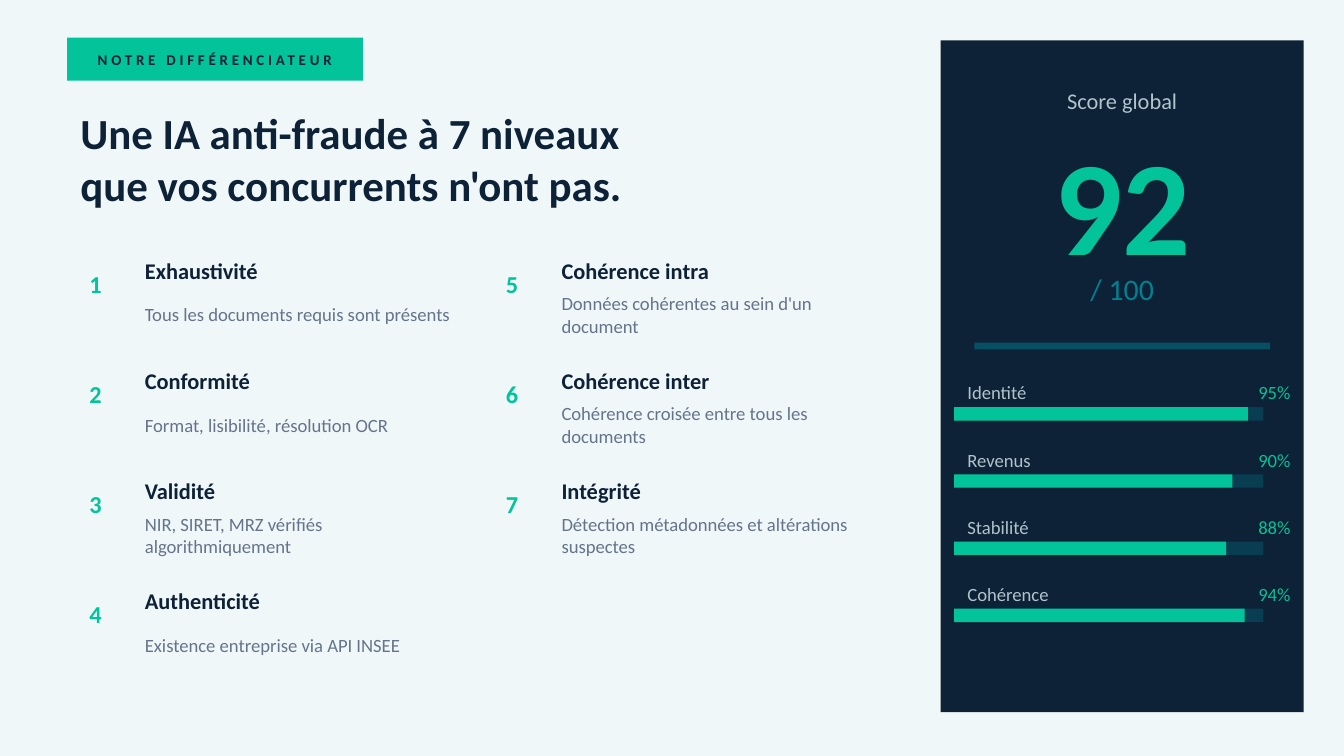
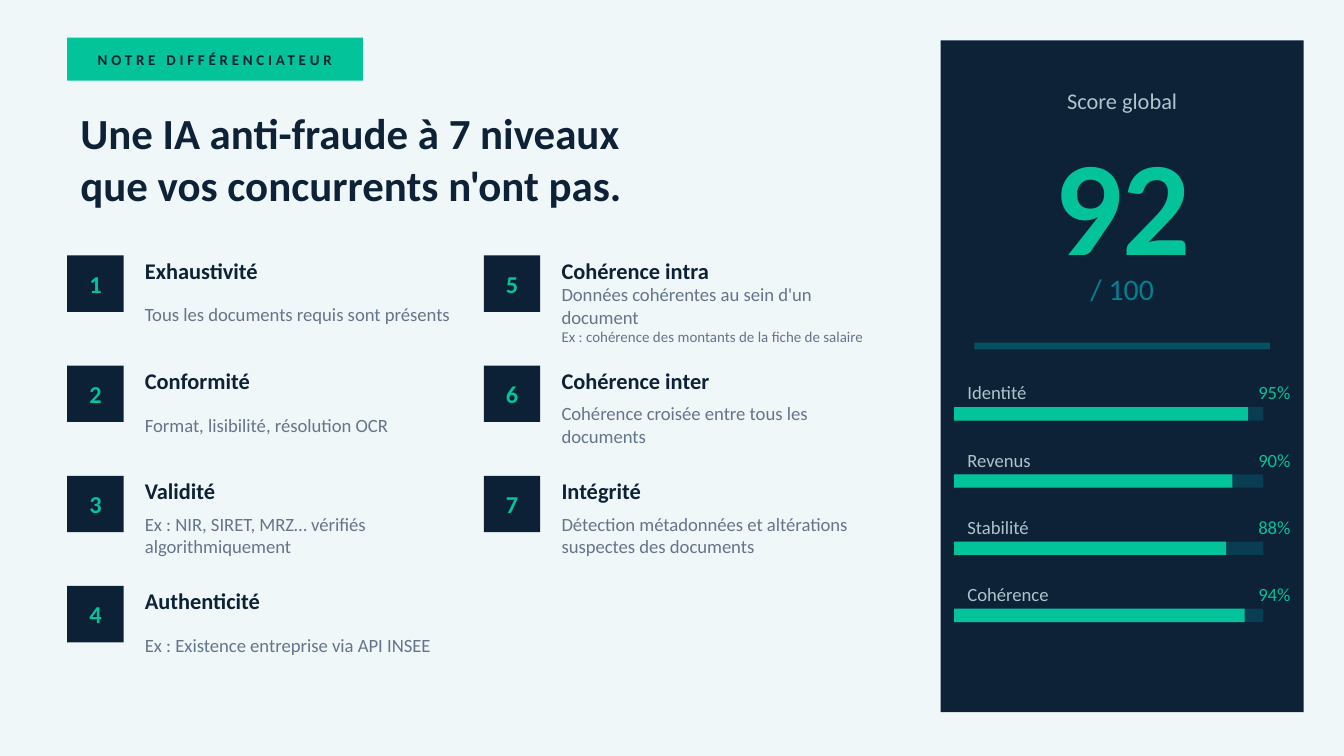
Before and after one commit to FredSBAF/renters, a slide deck: slide 6 of docs/PourAccord_PitchDeck_v2.pptx. Drawn at 1344x756 pixels with LibreOffice and Linux fonts; fonts in the diff are those of the drawing. Boxes give left, top, right and bottom in pixels: in the first picture for what was removed or moved away, otherwise in the second. Text is boxed around its words. In the diff, an @@ line names an element or a change of style, - is before the commit and + after.

Commit message:
classify document  and docs

```diff
--- a/docs/PourAccord_PitchDeck_v2.pptx
+++ b/docs/PourAccord_PitchDeck_v2.pptx
@@ text at (562, 331, 862, 342): paragraph added @@
+Ex : cohérence des montants de la fiche de salaire
@@ 7 rectangles: place and size @@
-7 rectangles at (89, 277, 518, 623)
+7 rectangles at (67, 255, 540, 642)
@@ fill none to #0C2136 in 7 elements at (67, 255, 124, 312), (67, 366, 124, 422), (67, 476, 124, 532), (67, 586, 124, 642), (484, 255, 540, 312), (484, 366, 540, 422), (484, 476, 540, 532) @@
@@ text at (145, 518, 366, 556): text changed @@
-NIR, SIRET, MRZ vérifiés algorithmiquement
+Ex : NIR, SIRET, MRZ… vérifiés algorithmiquement
@@ text at (562, 518, 848, 556): text changed @@
-Détection métadonnées et altérations suspectes
+Détection métadonnées et altérations suspectes des documents
@@ text at (145, 639, 430, 655): text changed @@
-Existence entreprise via API INSEE
+Ex : Existence entreprise via API INSEE
```
Also in this commit, not shown: 3 other slides changed, 14 other files.
